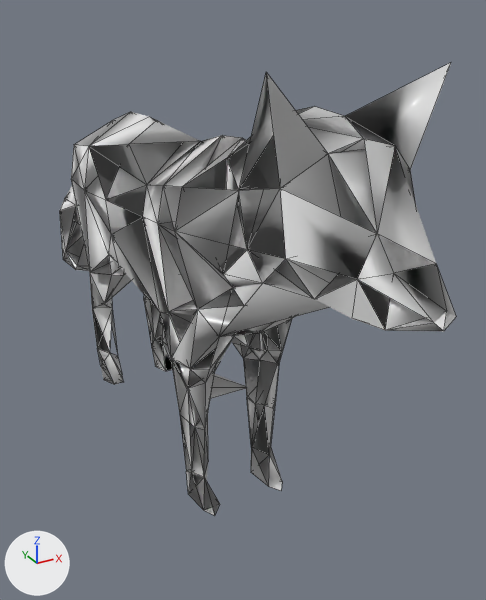
One commit to the OBJ model assets/FoxTet.obj: the scene before it, then after it.
Both versions are drawn from a camera (50 mm lens) standing at (-49.1, -112.1, 85.1) and looking at (12.1, -0.9, 29.5). Arrows for +X, +Y and +Z are at lower left; the lights stay in place. Mesh edges are drawn as thin lines. Where no turn or scale is listed for an object, it has been applied to the vertices. Vertices at the same position are counted once.

Names of what the first picture shows: 'Tets.004'.
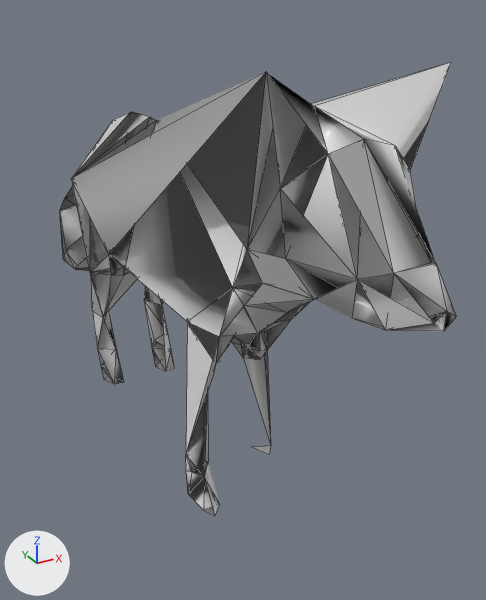
The newer file is also turned or shifted as a whole; pictures and numbers use the older file's frame.

Pixel boxes (x1, y1, x2, y2) of what changed, in the pictures (486 x 600 px):
part 1 of me_tets_004, cut back: before (60, 63, 451, 490); after (60, 186, 311, 384)

Edits to the bpy script that builds the scene:
```text
Change me_tets_004:
    used by ob_tets_004; location = (0.0, 0.0, 0.0)
    remove me_tets_004.from_pydata(...)  # 267 vertices, 766 faces; spans x -13.0..13.0, y -67.0..88.0, z 0.0..79.0
    add me_tets_004.from_pydata(...)  # 184 vertices, 411 faces; spans x -13.0..13.0, y -67.0..88.0, z 0.0..79.0
    me_tets_004 part 1: 93 vertices removed from x -12.0..11.0, y -58.0..77.0, z 0.0..72.0; 10 vertices added at x -8.0..9.0, y -36.0..87.0, z 7.0..52.0
```
